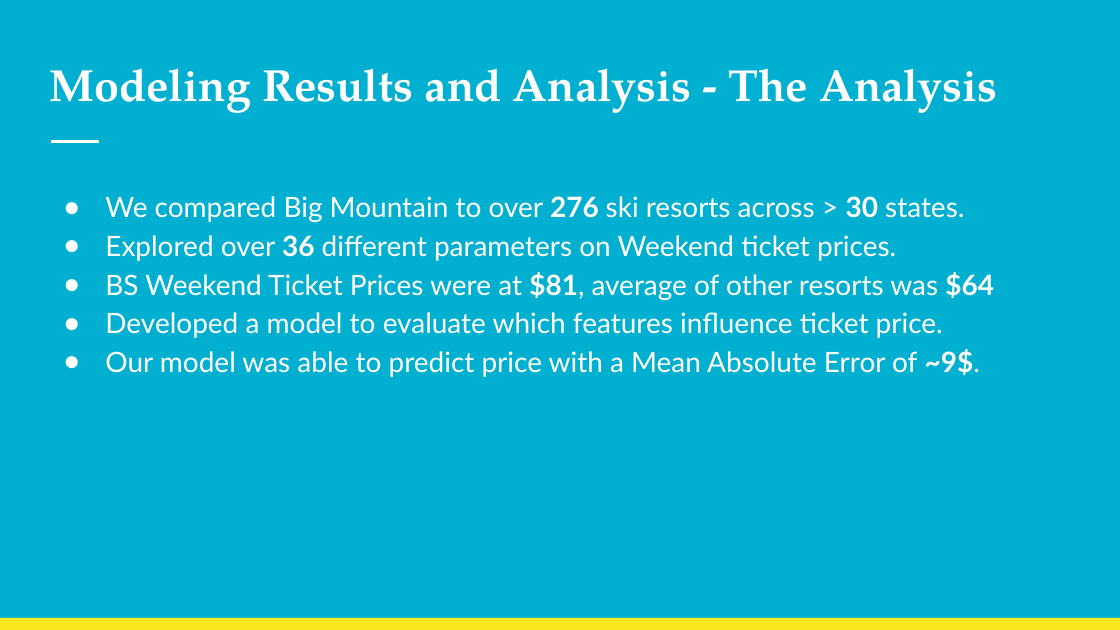
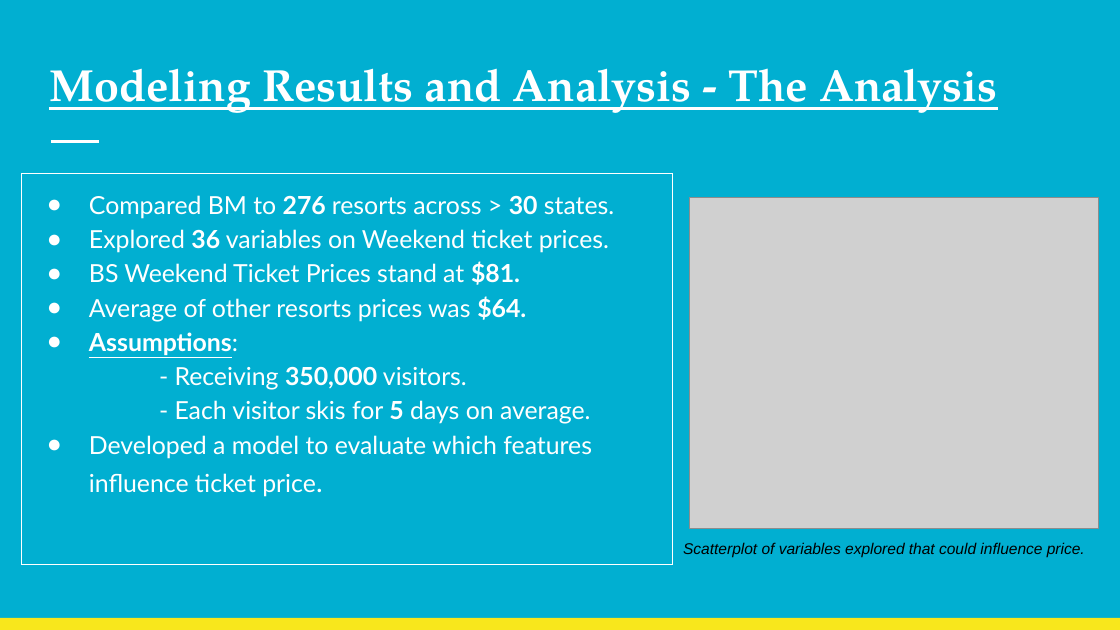
Before and after one commit to benjaminbellman/DataScienceGuidedCapstone, a slide deck: slide 4 of Big_Mountain_Resort_Pricing_Strategy.pptx. Drawn at 1120x630 pixels with LibreOffice and Linux fonts; fonts in the diff are those of the drawing; grey boxes stand for pictures. Boxes give left, top, right and bottom in pixels: in the first picture for what was removed or moved away, otherwise in the second. Text is boxed around its words. In the diff, an @@ line names an element or a change of style, - is before the commit and + after.

```diff
--- a/Big_Mountain_Resort_Pricing_Strategy.pptx
+++ b/Big_Mountain_Resort_Pricing_Strategy.pptx
@@ title "Modeling Results and Analysis - ..." at [49,68,997,113]: underline on @@
@@ text "Compared BM to 276 resorts ...": place and size @@
-text "Compared BM to 276 resorts ..." at [105,196,994,377]
+text "Compared BM to 276 resorts ..." at [21,174,672,564]
@@ text "Compared BM to 276 resorts ..." at [21,174,672,564]: outline none to #FFFFFF 0.75 pt @@
@@ text at [89,195,614,424]: text changed; size 18 to 16 pt @@
-● We compared Big Mountain to over 276 ski resorts across > 30 states.
-● Explored over 36 different parameters on Weekend ticket prices.
-● BS Weekend Ticket Prices were at $81, average of other resorts was $64
+● Compared BM to 276 resorts across > 30 states.
+● Explored 36 variables on Weekend ticket prices.
+● BS Weekend Ticket Prices stand at $81.
+● Average of other resorts prices was $64.
+● Assumptions:
+- Receiving 350,000 visitors.
+- Each visitor skis for 5 days on average.
@@ picture added at [689,197,1098,528] @@
@@ text at [105,349,980,377]: paragraph removed @@
-● Our model was able to predict price with a Mean Absolute Error of ~9$.
@@ text at [89,435,592,497]: size 18 to 16 pt in "Developed a model to evaluate which features ..." @@
@@ text added at [683,542,1085,558], 10 pt, text #000000, italic @@
+Scatterplot of variables explored that could influence price.
```
Also in this commit, not shown: 8 other slides changed, 1 slide added, 1 slide removed, 2 other files.
